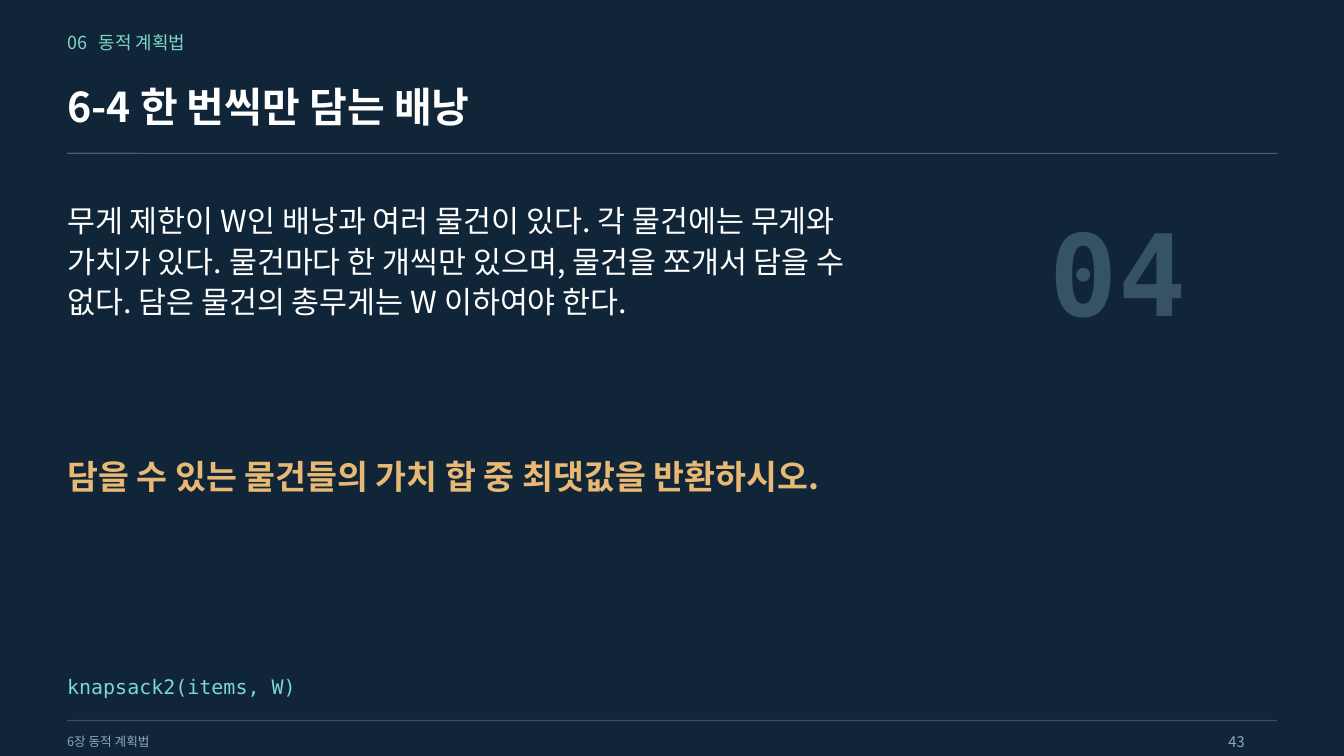
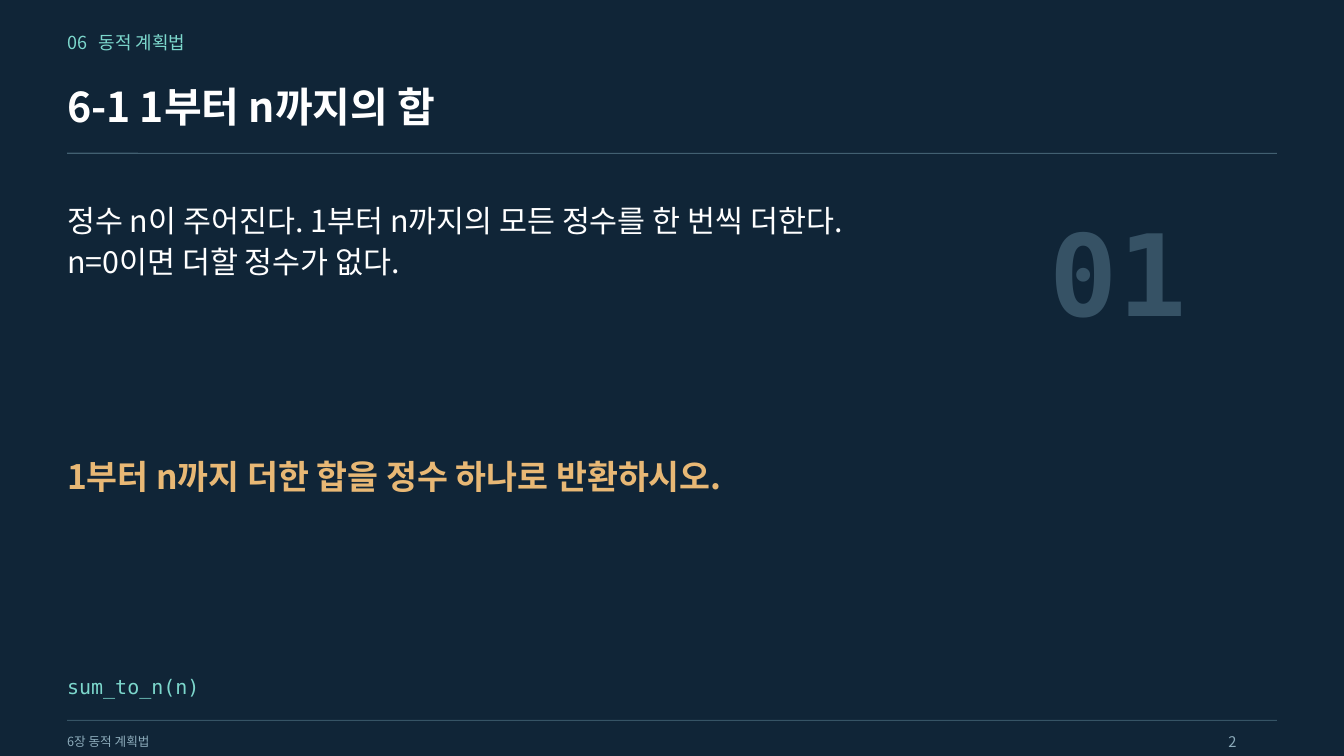
Before and after one commit to Sangdon-Park/Sangdon-Park.github.io, a slide deck: slide 2 of data/알고리즘/6장_동적_계획법.pptx (slide 43 before the commit). Drawn at 1344x756 pixels with LibreOffice and Linux fonts; fonts in the diff are those of the drawing. Boxes give left, top, right and bottom in pixels: in the first picture for what was removed or moved away, otherwise in the second. Text is boxed around its words. In the diff, an @@ line names an element or a change of style, - is before the commit and + after.

```diff
--- a/data/알고리즘/6장_동적_계획법.pptx
+++ b/data/알고리즘/6장_동적_계획법.pptx
@@ text at [67, 87, 436, 126]: text changed @@
-6-4 한 번씩만 담는 배낭
+6-1 1부터 n까지의 합
@@ text at [67, 207, 843, 276]: text changed @@
-무게 제한이 W인 배낭과 여러 물건이 있다. 각 물건에는 무게와
-가치가 있다. 물건마다 한 개씩만 있으며, 물건을 쪼개서 담을 수
-없다. 담은 물건의 총무게는 W 이하여야 한다.
+정수 n이 주어진다. 1부터 n까지의 모든 정수를 한 번씩 더한다.
+n=0이면 더할 정수가 없다.
@@ text at [1050, 232, 1187, 317]: text changed @@
-04
+01
@@ text at [67, 460, 721, 492]: text changed @@
-담을 수 있는 물건들의 가치 합 중 최댓값을 반환하시오.
+1부터 n까지 더한 합을 정수 하나로 반환하시오.
@@ text at [67, 679, 199, 699]: text changed @@
-knapsack2(items, W)
+sum_to_n(n)
@@ text at [1228, 736, 1236, 747]: text changed @@
-43
+2
```
Also in this commit, not shown: 49 other slides changed, 1 slide added, 7 slides removed, 22 other files.
